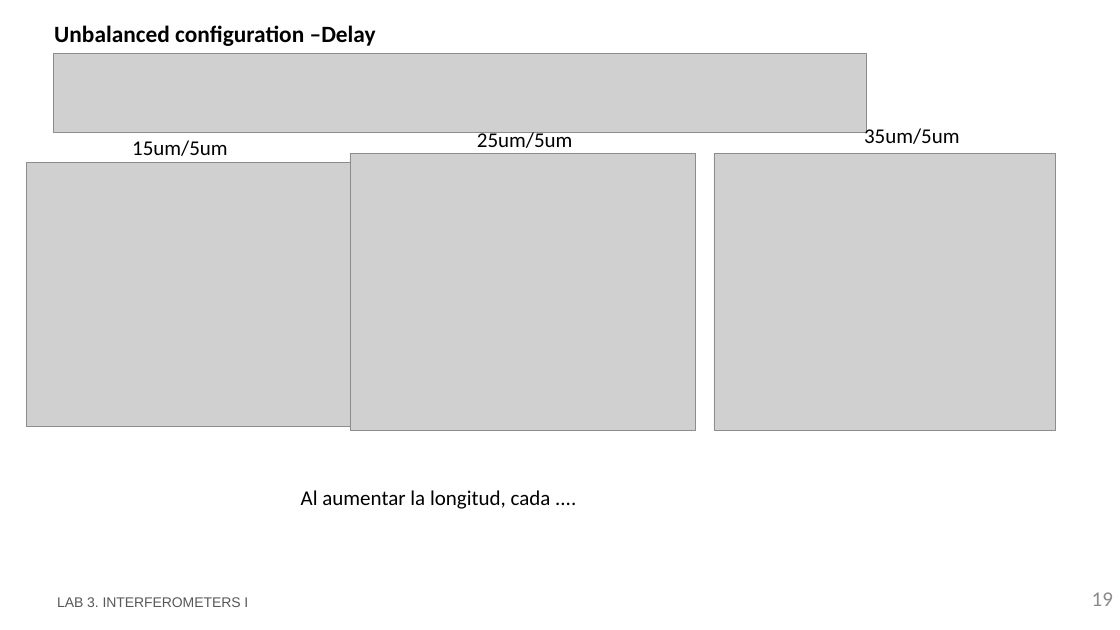
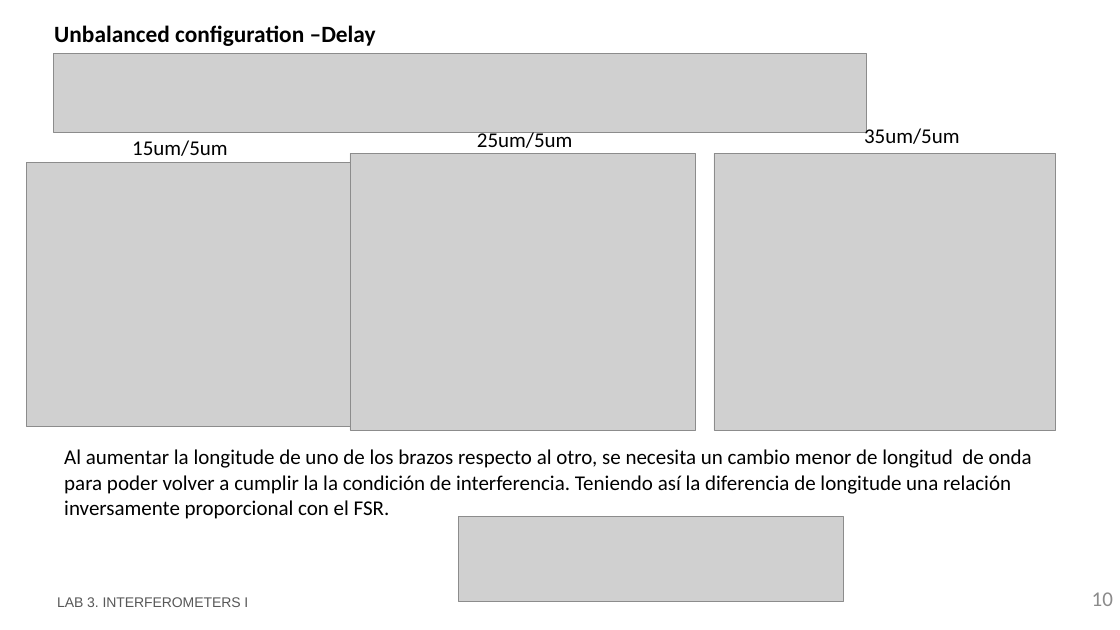
Before and after one commit to RobertoFernandezSevilla/pic-upv-lab3, a slide deck: slide 10 of LabBook_3.pptx (slide 19 before the commit). Drawn at 1120x630 pixels with LibreOffice and Linux fonts; fonts in the diff are those of the drawing; grey boxes stand for pictures; background and template pictures are left out. Boxes give left, top, right and bottom in pixels: in the first picture for what was removed or moved away, otherwise in the second. Text is boxed around its words. In the diff, an @@ line names an element or a change of style, - is before the commit and + after.

```diff
--- a/LabBook_3.pptx
+++ b/LabBook_3.pptx
@@ text added at (x1=64, y1=449, x2=1032, y2=519), 18 pt, text #000000 @@
+Al aumentar la longitude de uno de los brazos respecto al otro, se necesita un cambio menor de longitud de onda para poder volver a cumplir la la condición de interferencia. Teniendo así la diferencia de longitude una relación inversamente proporcional con el FSR.
@@ text removed at (x1=301, y1=490, x2=551, y2=509) @@
-Al aumentar la longitud, cada ....
@@ picture added at (x1=459, y1=517, x2=844, y2=602) @@
@@ page number at (x1=1092, y1=592, x2=1113, y2=606): text changed @@
-19
+10
```
Also in this commit, not shown: 10 other slides changed, 4 slides added, 10 slides removed, 1 other file.
